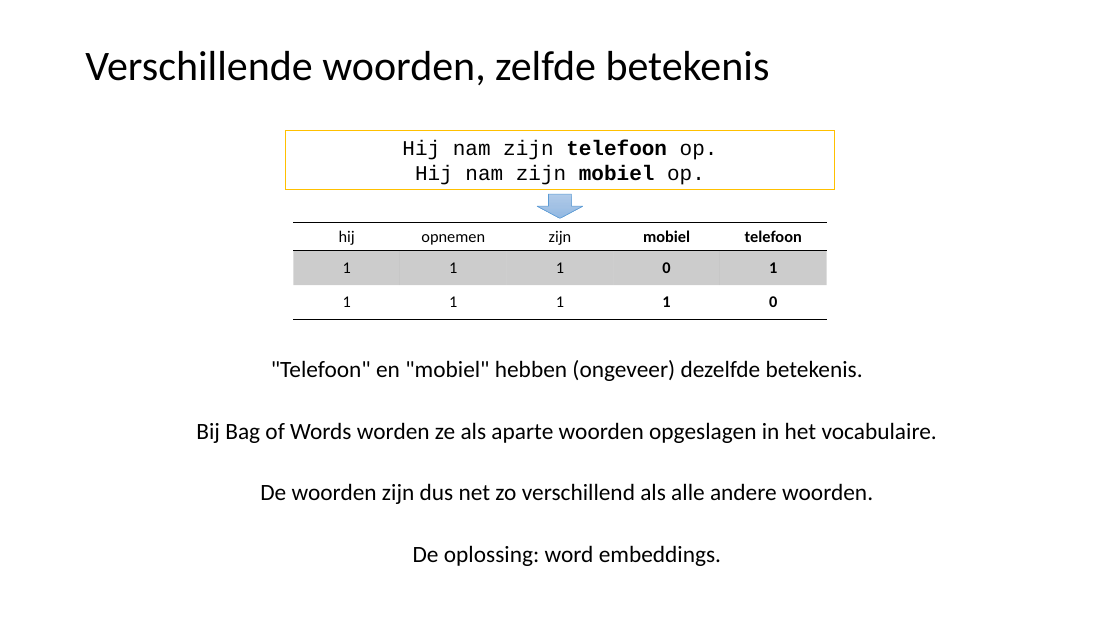
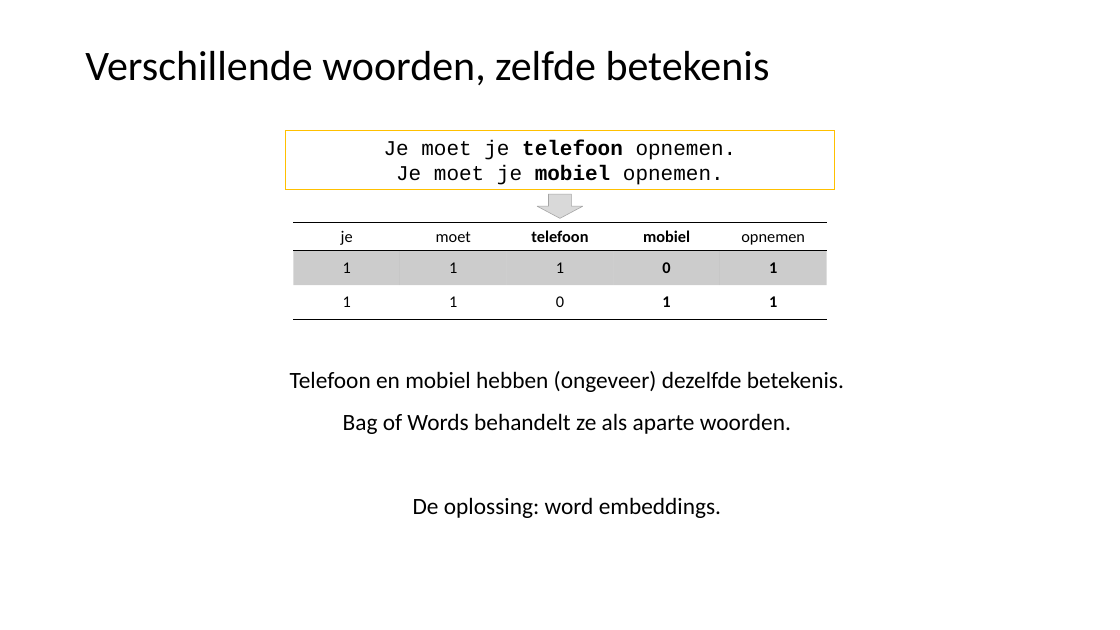
Before and after one commit to LFKoning/knowledge-sharing, a slide deck: slide 43 of python_course/5_nlp/python_cursus_5.pptx. Drawn at 1120x630 pixels with LibreOffice and Linux fonts; fonts in the diff are those of the drawing. Boxes give left, top, right and bottom in pixels: in the first picture for what was removed or moved away, otherwise in the second. Text is boxed around its words. In the diff, an @@ line names an element or a change of style, - is before the commit and + after.

```diff
--- a/python_course/5_nlp/python_cursus_5.pptx
+++ b/python_course/5_nlp/python_cursus_5.pptx
@@ text in rectangle at bbox=[384, 140, 737, 185]: text changed @@
-Hij nam zijn telefoon op.
-Hij nam zijn mobiel op.
+Je moet je telefoon opnemen.
+Je moet je mobiel opnemen.
@@ down arrow at bbox=[537, 194, 582, 218]: fill gradient #B1CBE9 to #A3C1E5 to #93B9E4 to #D9D9D9; outline #5B9BD5 0.5 pt to #A5A5A5 0.5 pt @@
@@ table at bbox=[293, 223, 827, 318] @@
-row 1: hij | opnemen | zijn | mobiel | telefoon
+row 1: je | moet | telefoon | mobiel | opnemen
-row 3, column 3: 1
+row 3, column 3: 0
-row 3, column 5: 0
+row 3, column 5: 1
@@ text at bbox=[290, 371, 844, 434]: text changed @@
-"Telefoon" en "mobiel" hebben (ongeveer) dezelfde betekenis.
-Bij Bag of Words worden ze als aparte woorden opgeslagen in het vocabulaire.
-De woorden zijn dus net zo verschillend als alle andere woorden.
+Telefoon en mobiel hebben (ongeveer) dezelfde betekenis.
+Bag of Words behandelt ze als aparte woorden.
@@ text at bbox=[413, 497, 721, 518]: line spacing 1.1 to 1.5 @@
```
Also in this commit, not shown: 37 other slides changed, 12 slides added, 11 slides removed, 10 other files.
